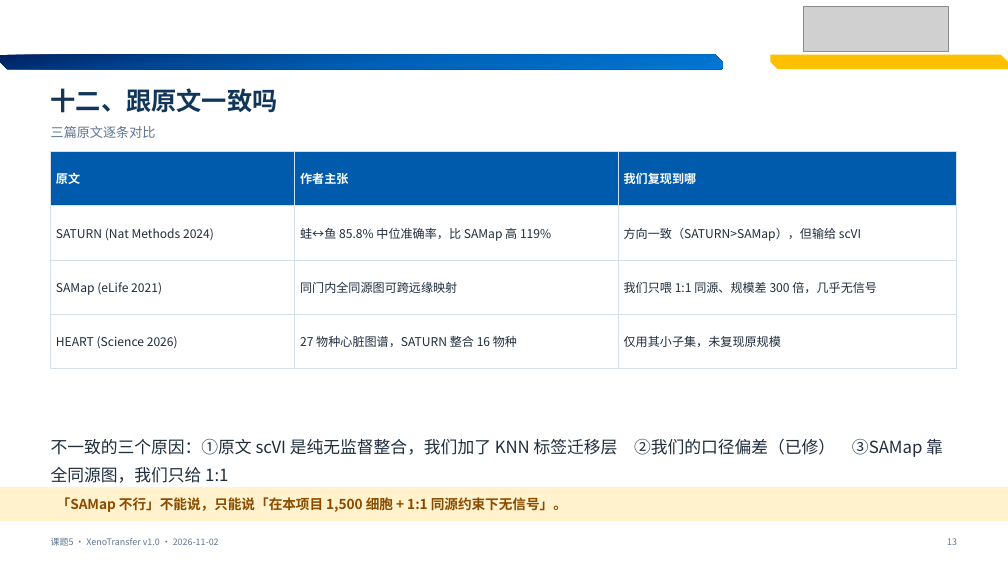
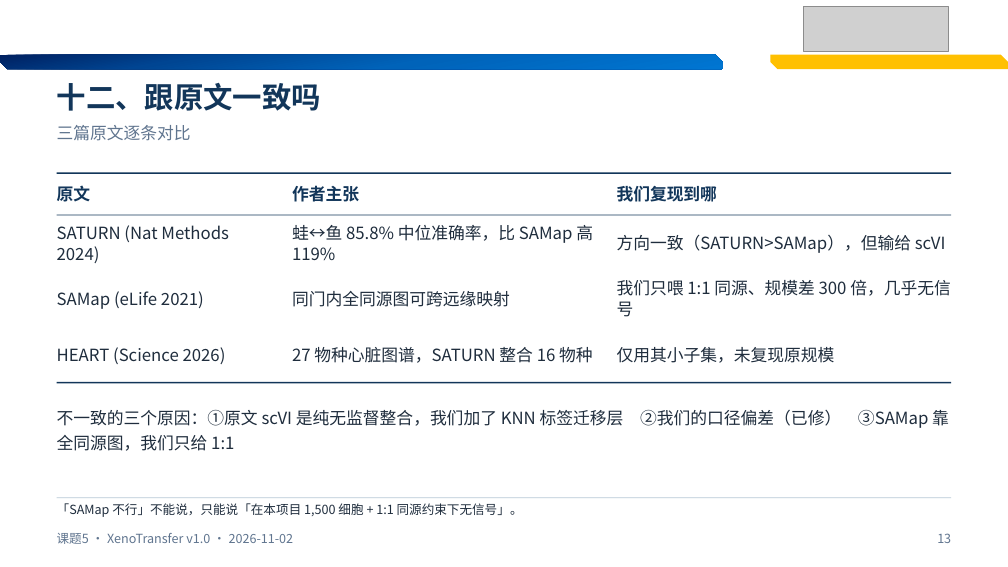
Before and after one commit to bernis-web/course5-prep, a slide deck: slide 13 of results/stage-reports-20261102/课题5-三场景结论与可复现闭环.pptx. Drawn at 1008x567 pixels with LibreOffice and Linux fonts; fonts in the diff are those of the drawing; grey boxes stand for pictures. Boxes give left, top, right and bottom in pixels: in the first picture for what was removed or moved away, otherwise in the second. Text is boxed around its words. In the diff, an @@ line names an element or a change of style, - is before the commit and + after.

```diff
--- a/results/stage-reports-20261102/课题5-三场景结论与可复现闭环.pptx
+++ b/results/stage-reports-20261102/课题5-三场景结论与可复现闭环.pptx
@@ text "十二、跟原文一致吗" at <box>57,83,321,111</box>: size 24 to 28 pt; line spacing 1 to 30.8pt @@
@@ text "三篇原文逐条对比" at <box>57,125,191,141</box>: size 12.5 to 16 pt; line spacing 1 to 19.2pt; vertical alignment middle to top @@
@@ table removed at <box>51,151,957,353</box>, 4 rows, 3 columns @@
-原文 | 作者主张 | 我们复现到哪
-SATURN (Nat Methods 2024) | 蛙↔鱼 85.8% 中位准确率，比 SAMap 高 119% | 方向一致（SATURN>SAMap），但输给 scVI
-SAMap (eLife 2021) | 同门内全同源图可跨远缘映射 | 我们只喂 1:1 同源、规模差 300 倍，几乎无信号
-HEART (Science 2026) | 27 物种心脏图谱，SATURN 整合 16 物种 | 仅用其小子集，未复现原规模
@@ rectangle added at <box>57,172,951,174</box>, fill #12365A @@
@@ text added at <box>57,185,91,202</box>, 16 pt, text #12365A, bold @@
+原文
@@ text added at <box>292,185,359,202</box>, 16 pt, text #12365A, bold @@
+作者主张
@@ text added at <box>617,186,717,202</box>, 16 pt, text #12365A, bold @@
+我们复现到哪
@@ rectangle added at <box>57,215,951,216</box>, fill #12365A @@
@@ text added at <box>57,225,229,263</box>, 16 pt, text #1F2D3D @@
+SATURN (Nat Methods 2024)
@@ text added at <box>292,225,593,260</box>, 16 pt, text #1F2D3D @@
+蛙↔鱼 85.8% 中位准确率，比 SAMap 高 119%
@@ text added at <box>617,235,946,253</box>, 16 pt, text #1F2D3D @@
+方向一致（SATURN>SAMap），但输给 scVI
@@ text added at <box>57,291,204,309</box>, 16 pt, text #1F2D3D @@
+SAMap (eLife 2021)
@@ text added at <box>292,291,510,307</box>, 16 pt, text #1F2D3D @@
+同门内全同源图可跨远缘映射
@@ text added at <box>617,280,951,317</box>, 16 pt, text #1F2D3D @@
+我们只喂 1:1 同源、规模差 300 倍，几乎无信号
@@ text added at <box>57,347,226,364</box>, 16 pt, text #1F2D3D @@
+HEART (Science 2026)
@@ text added at <box>292,347,593,363</box>, 16 pt, text #1F2D3D @@
+27 物种心脏图谱，SATURN 整合 16 物种
@@ text added at <box>617,347,835,363</box>, 16 pt, text #1F2D3D @@
+仅用其小子集，未复现原规模
@@ rectangle added at <box>57,382,951,383</box>, fill #12365A @@
@@ text "不一致的三个原因：①原文 scVI 是纯无监督整合，我们加了 KNN 标签迁移层 ...": place and size @@
-text "不一致的三个原因：①原文 scVI 是纯无监督整合，我们加了 KNN 标签迁移层 ..." at <box>51,439,943,483</box>
+text "不一致的三个原因：①原文 scVI 是纯无监督整合，我们加了 KNN 标签迁移层 ..." at <box>57,410,949,451</box>
@@ text "不一致的三个原因：①原文 scVI 是纯无监督整合，我们加了 KNN 标签迁移层 ..." at <box>57,410,949,451</box>: line spacing 1.4 to 24pt @@
@@ text "「SAMap 不行」不能说，只能说「在本项目 1,500 细胞 + ...": place and size @@
-text "「SAMap 不行」不能说，只能说「在本项目 1,500 细胞 + ..." at <box>57,496,567,514</box>
+text "「SAMap 不行」不能说，只能说「在本项目 1,500 细胞 + ..." at <box>57,503,523,517</box>
@@ text "「SAMap 不行」不能说，只能说「在本项目 1,500 细胞 + ..." at <box>57,503,523,517</box>: size 13 to 12 pt, text colour #8A4B00 to #1F2D3D, bold off; line spacing 1 to 14.4pt; vertical alignment middle to top @@
@@ rectangle: place and size @@
-rectangle at <box>0,488,1008,521</box>
+rectangle at <box>57,498,951,498</box>
@@ rectangle at <box>57,498,951,498</box>: fill #FFF2CC to #B7C9D6; outline #FFF2CC 1 pt to none @@
@@ text "课题5 · XenoTransfer v1.0 · ..." at <box>57,533,294,544</box>: size 8.5 to 12 pt; line spacing 1 to 14.4pt; vertical alignment middle to top @@
@@ text "13" at <box>937,533,951,543</box>: size 8.5 to 12 pt; line spacing 1 to 14.4pt; vertical alignment middle to top @@
```
Also in this commit, not shown: 14 other slides changed, 23 other files.
